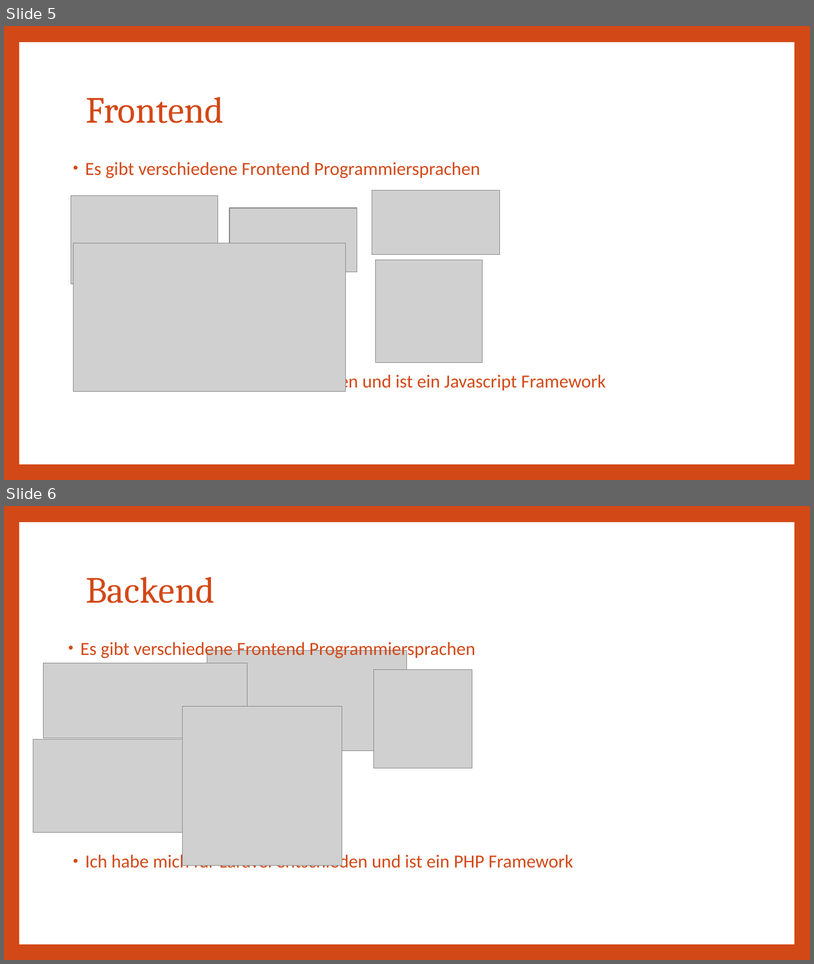
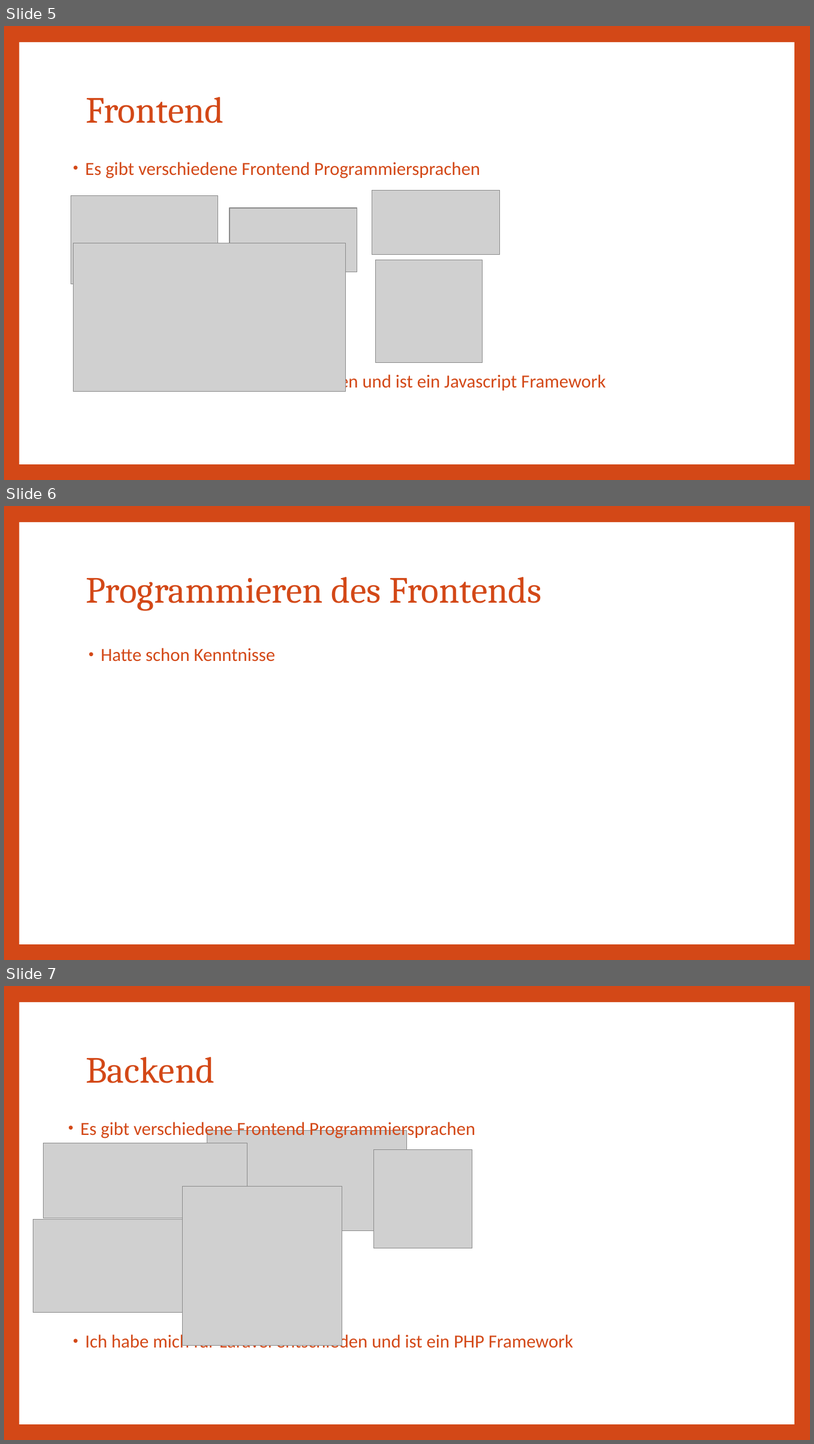
Before and after one commit to Lio396/AbgabeDossierProjekt, a slide deck: 04_Präsentation/VueJS_Laravel_website.pptx. Shown one above the other, each under a label of ours: slides 5 and 6 before the commit, slides 5, 6 and 7 after it. The pictures are 814x964 and 814x1444 pixels, drawn with LibreOffice and Linux fonts; fonts in the diff are those of the drawing; grey boxes stand for pictures. Boxes give left, top, right and bottom in pixels: in the first picture for what was removed or moved away, otherwise in the second. Text is boxed around its words. In the diff, an @@ line names an element or a change of style, - is before the commit and + after.

```diff
--- a/04_Präsentation/VueJS_Laravel_website.pptx
+++ b/04_Präsentation/VueJS_Laravel_website.pptx
@@ slide 6 added at (4,506,810,960), background #D34817; not listed: 1 template element that a slide beside it also shows @@
@@ title added at (86,577,542,611), 44 pt, text #D34817 @@
+Programmieren des Frontends
@@ text added at (101,648,276,661), 22 pt, text #D34817 @@
+• Hatte schon Kenntnisse
@@ what was slide 6 is now slide 7 @@
```
Also in this commit, not shown: 2 slides changed, 1 other slide added, 16 other files.
